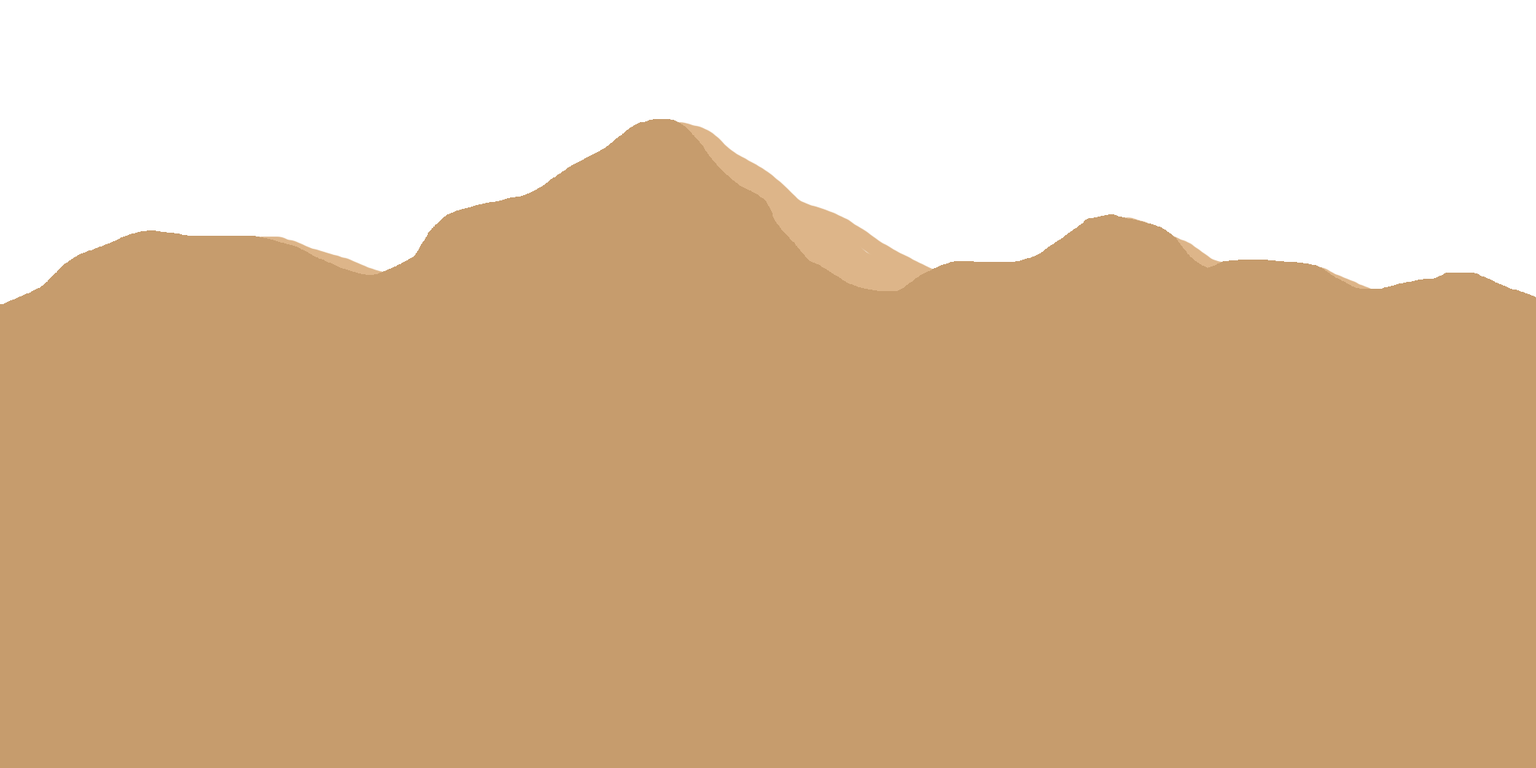
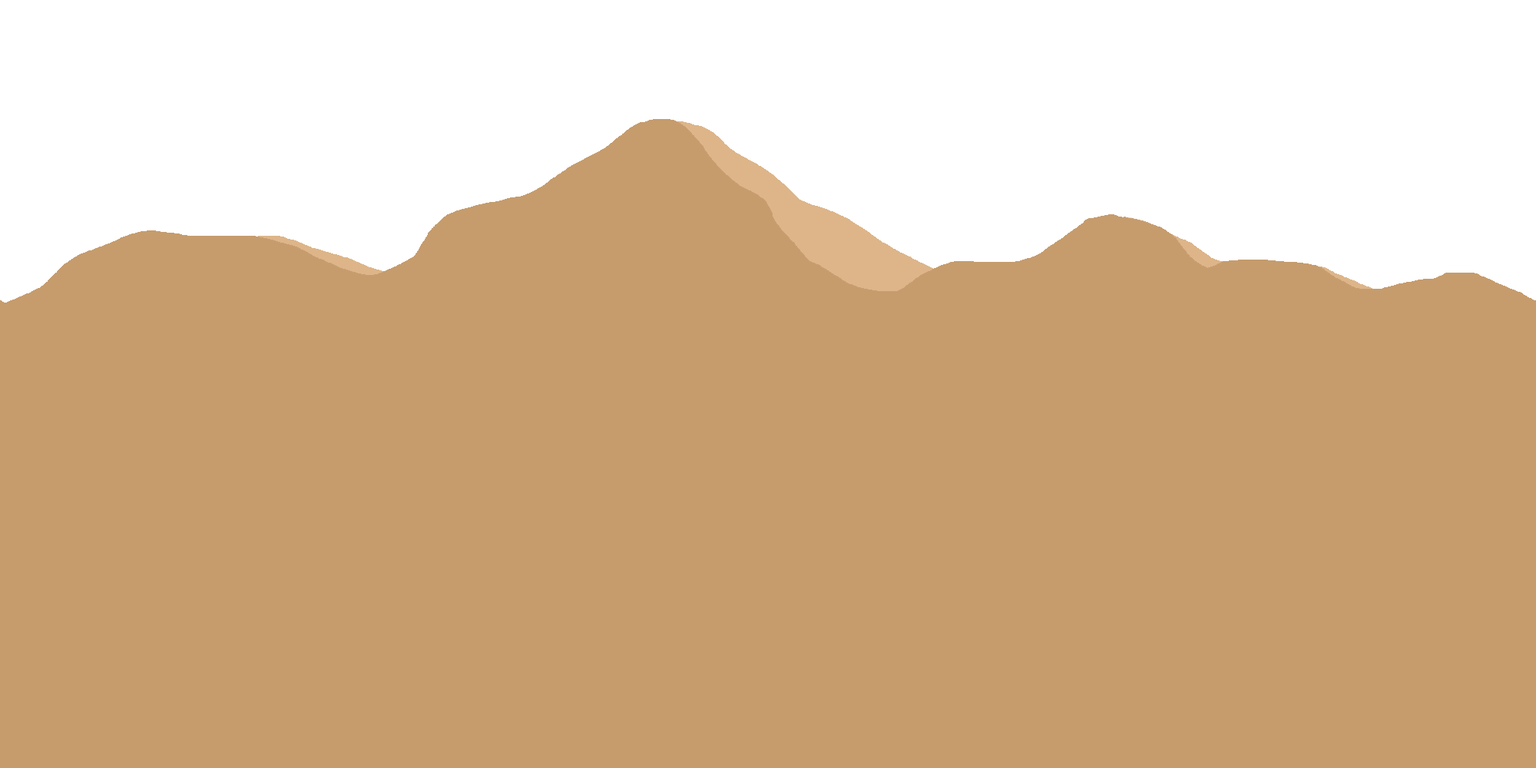
Layered file, before and after one edit (1536px x 768px). Changes by layer:
painted on "Layer 1" over [0, 121, 1536, 305]
